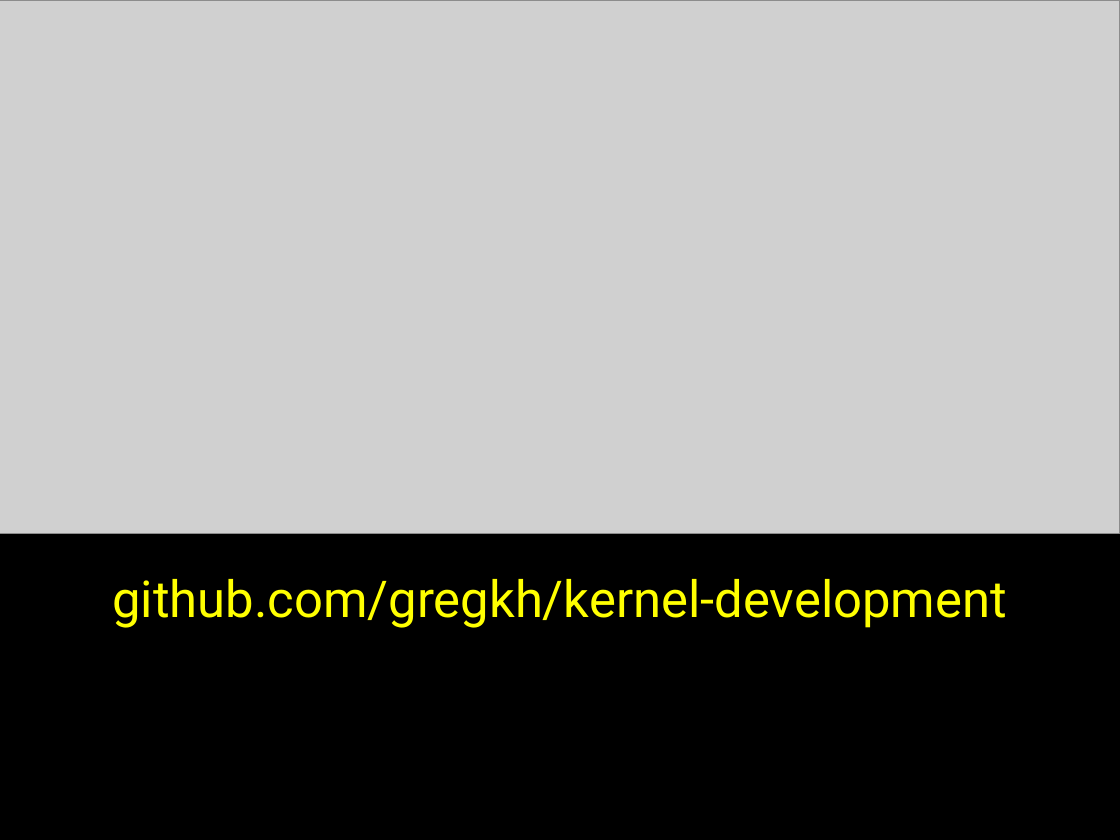
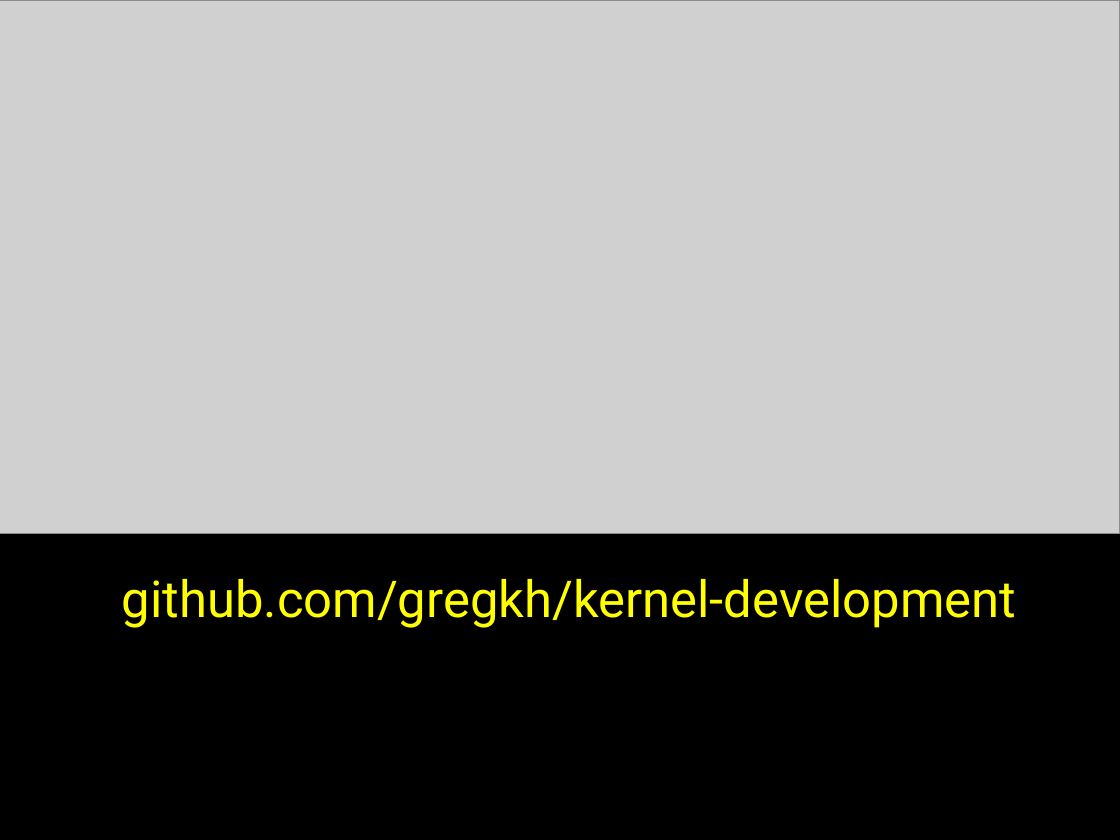
Before and after one commit to gregkh/kernel-development, a slide deck: slide 32 of kernel-development.odp (slide 34 before the commit). Drawn at 1120x840 pixels with LibreOffice and Linux fonts; fonts in the diff are those of the drawing; grey boxes stand for pictures. Boxes give left, top, right and bottom in pixels: in the first picture for what was removed or moved away, otherwise in the second. Text is boxed around its words. In the diff, an @@ line names an element or a change of style, - is before the commit and + after.

```diff
--- a/kernel-development.odp
+++ b/kernel-development.odp
@@ text "github.com/gregkh/kernel-development": place and size @@
-text "github.com/gregkh/kernel-development" at <box>112,579,1006,628</box>
+text "github.com/gregkh/kernel-development" at <box>122,579,1016,628</box>
```
Also in this commit, not shown: 4 other slides changed, 1 slide added.
